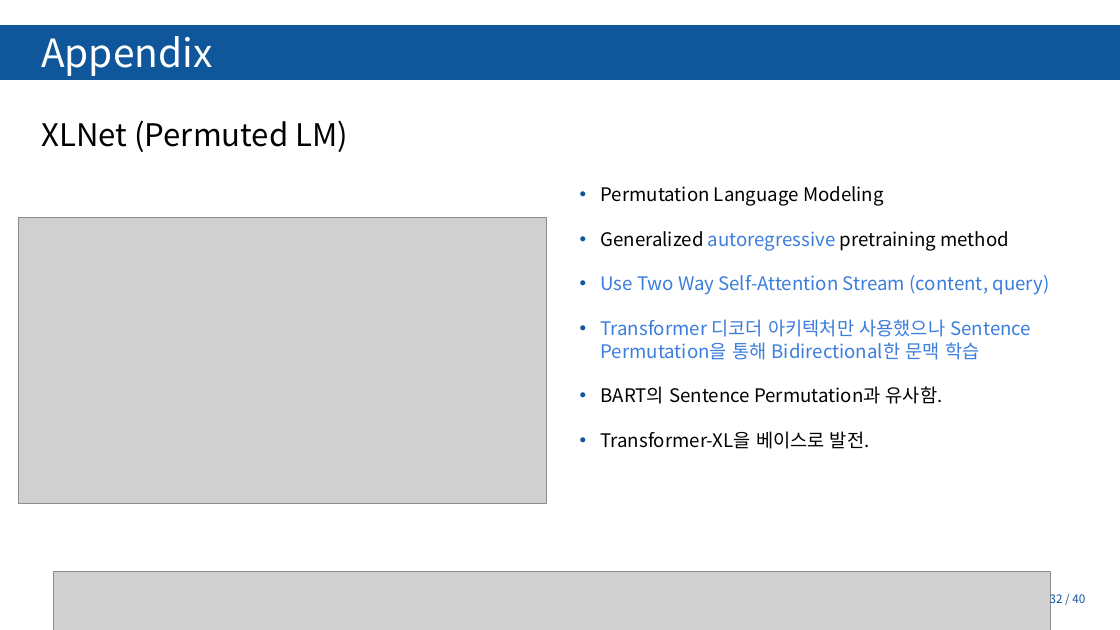
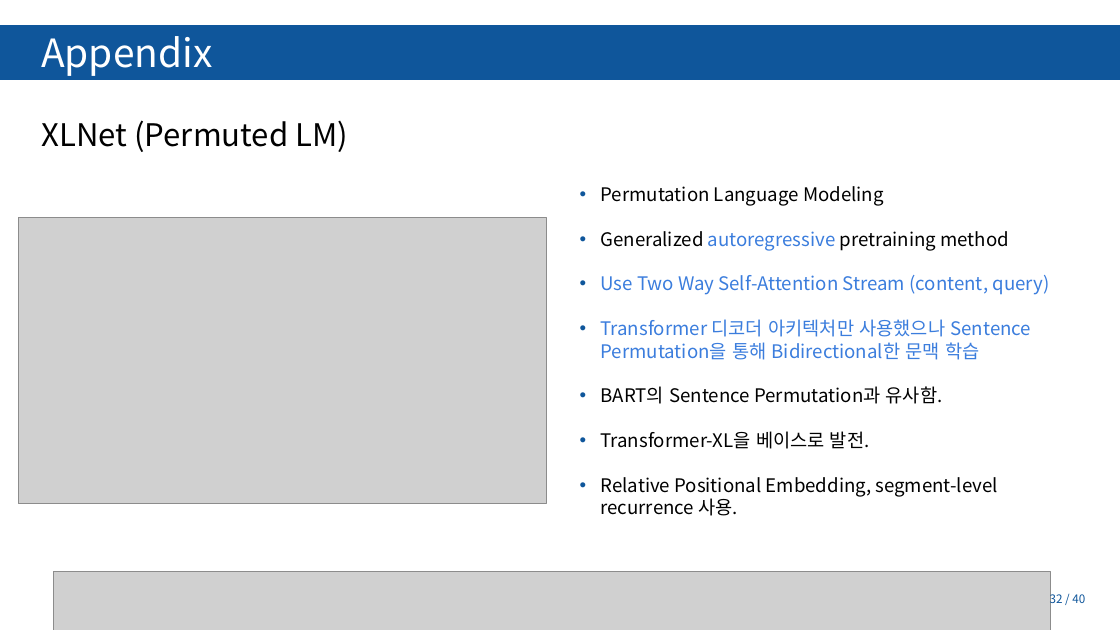
Before and after one commit to Tiabet/Paper-for-ML-DL, a slide deck: slide 32 of 세미나/BART_김정현.pptx. Drawn at 1120x630 pixels with LibreOffice and Linux fonts; fonts in the diff are those of the drawing; grey boxes stand for pictures; background and template pictures are left out. Boxes give left, top, right and bottom in pixels: in the first picture for what was removed or moved away, otherwise in the second. Text is boxed around its words. In the diff, an @@ line names an element or a change of style, - is before the commit and + after.

```diff
--- a/세미나/BART_김정현.pptx
+++ b/세미나/BART_김정현.pptx
@@ text at [601,477,997,516]: paragraph added @@
+• Relative Positional Embedding, segment-level recurrence 사용.
```
Also in this commit, not shown: 20 other slides changed, 1 slide added, 1 slide removed, 2 other files.
